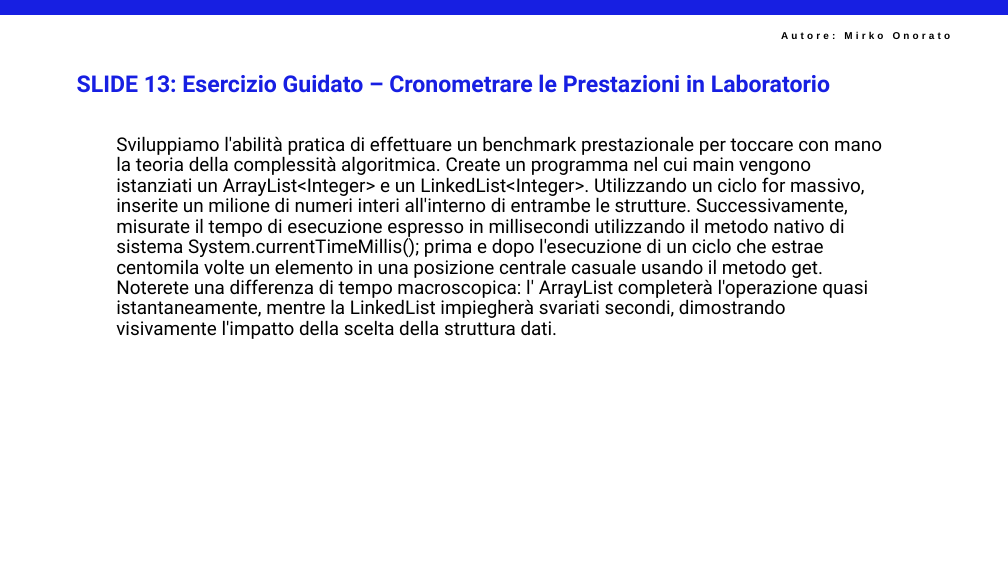
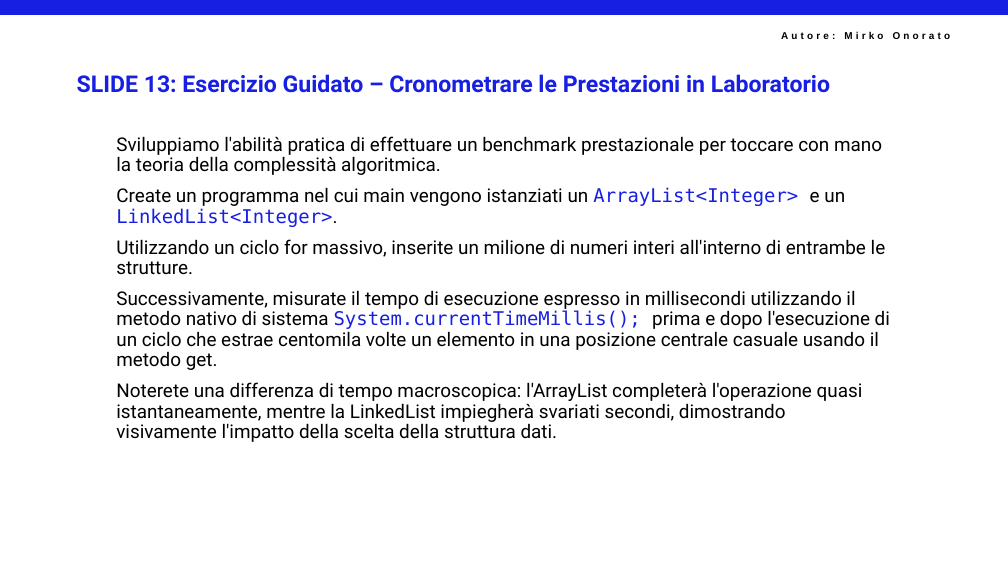
Before and after one commit to mirkoSkF/Slides-Programmazione-Java, a slide deck: slide 15 of SF03PR04 - Java Collections.pptx. Drawn at 1008x567 pixels with LibreOffice and Linux fonts; fonts in the diff are those of the drawing; background and template pictures are left out. Boxes give left, top, right and bottom in pixels: in the first picture for what was removed or moved away, otherwise in the second. Text is boxed around its words. In the diff, an @@ line names an element or a change of style, - is before the commit and + after.

```diff
--- a/SF03PR04 - Java Collections.pptx
+++ b/SF03PR04 - Java Collections.pptx
@@ text at box(116, 136, 890, 442): text changed @@
-Sviluppiamo l'abilità pratica di effettuare un benchmark prestazionale per toccare con mano la teoria della complessità algoritmica. Create un programma nel cui main vengono istanziati un ArrayList<Integer> e un LinkedList<Integer>. Utilizzando un ciclo for massivo, inserite un milione di numeri interi all'interno di entrambe le strutture. Successivamente, misurate il tempo di esecuzione espresso in millisecondi utilizzando il metodo nativo di sistema System.currentTimeMillis(); prima e dopo l'esecuzione di un ciclo che estrae centomila volte un elemento in una posizione centrale casuale usando il metodo get. Noterete una differenza di tempo macroscopica: l' ArrayList completerà l'operazione quasi istantaneamente, mentre la LinkedList impiegherà svariati secondi, dimostrando visivamente l'impatto della scelta della struttura dati.
+Sviluppiamo l'abilità pratica di effettuare un benchmark prestazionale per toccare con mano la teoria della complessità algoritmica.
+Create un programma nel cui main vengono istanziati un ArrayList<Integer> e un LinkedList<Integer>.
+Utilizzando un ciclo for massivo, inserite un milione di numeri interi all'interno di entrambe le strutture.
+Successivamente, misurate il tempo di esecuzione espresso in millisecondi utilizzando il metodo nativo di sistema System.currentTimeMillis(); prima e dopo l'esecuzione di un ciclo che estrae centomila volte un elemento in una posizione centrale casuale usando il metodo get.
+Noterete una differenza di tempo macroscopica: l'ArrayList completerà l'operazione quasi istantaneamente, mentre la LinkedList impiegherà svariati secondi, dimostrando visivamente l'impatto della scelta della struttura dati.
```
Also in this commit, not shown: 18 slides added.
